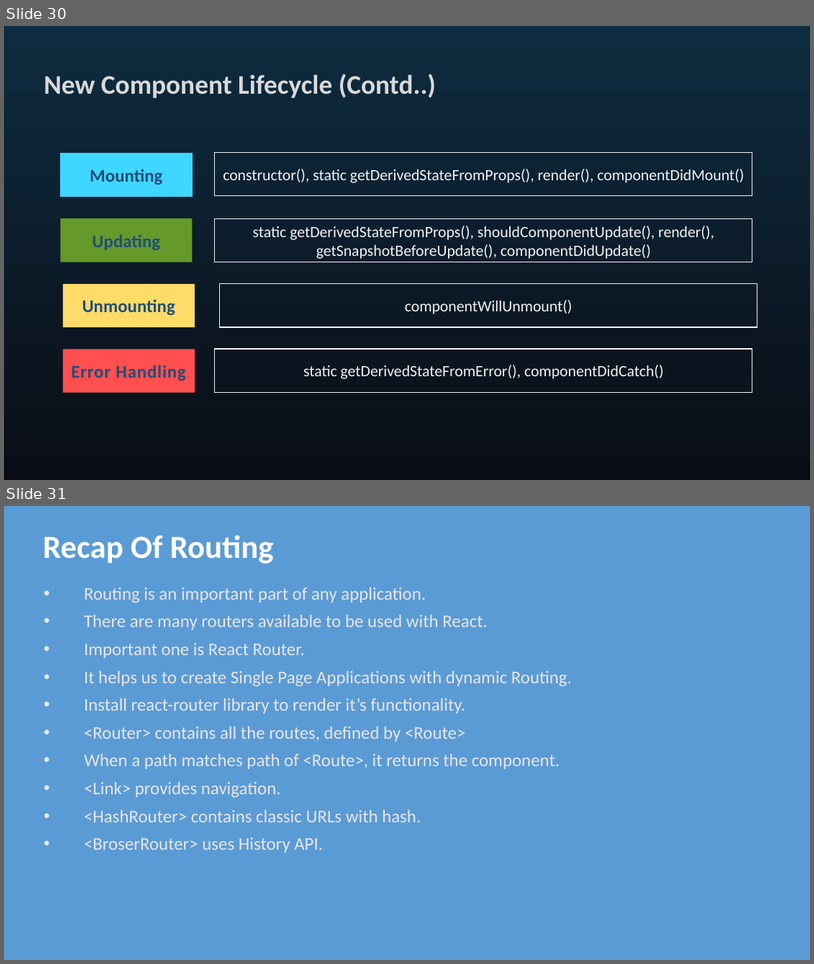
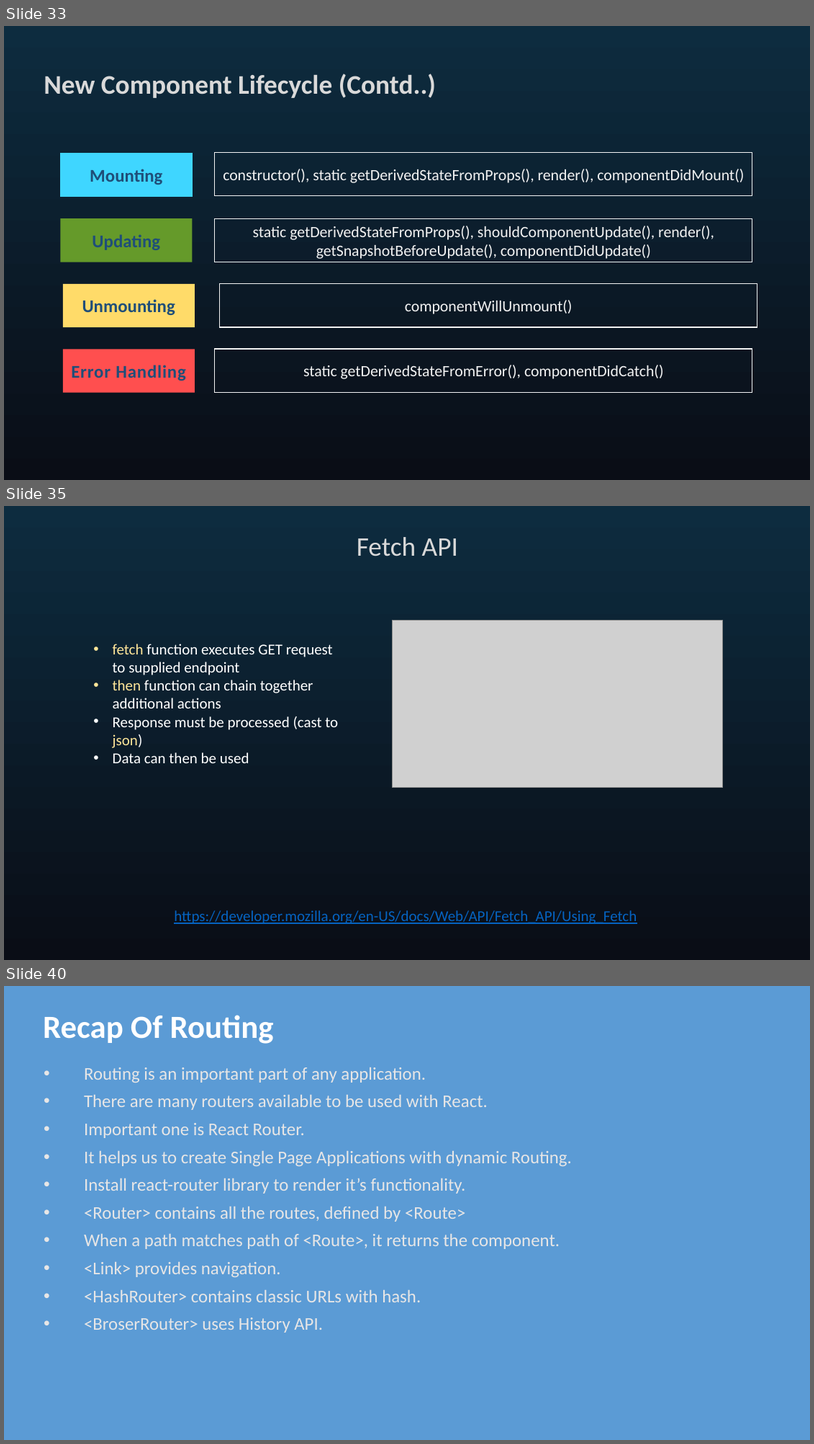
Before and after one commit to seblechernet/PowerPoint-Decks, a slide deck: 04 React Routing, Component Lifecycle Methods.pptx. Shown one above the other, each under a label of ours: slides 30 and 31 before the commit, slides 33, 35 and 40 after it; the slides between them are not shown. The pictures are 814x964 and 814x1444 pixels, drawn with LibreOffice and Linux fonts; fonts in the diff are those of the drawing; grey boxes stand for pictures. Boxes give left, top, right and bottom in pixels: in the first picture for what was removed or moved away, otherwise in the second. Text is boxed around its words. In the diff, an @@ line names an element or a change of style, - is before the commit and + after.

```diff
--- a/04 React Routing, Component Lifecycle Methods.pptx
+++ b/04 React Routing, Component Lifecycle Methods.pptx
@@ slide 35 added at box(4, 506, 810, 960), background gradient #0D2C3F to #0A0D16 @@
@@ text added at box(357, 537, 458, 556), 32 pt, text #D9D9D9 @@
+Fetch API
@@ picture added at box(393, 620, 723, 787) @@
@@ text added at box(113, 644, 338, 763), 18 pt, text #FFFFFF @@
+• fetch function executes GET request to supplied endpoint
+• then function can chain together additional actions
+• Response must be processed (cast to json)
+• Data can then be used
@@ text added at box(174, 910, 637, 924), 18 pt, text #0563C1, underline @@
+https://developer.mozilla.org/en-US/docs/Web/API/Fetch_API/Using_Fetch
@@ what was slide 30 is now slide 33 @@
@@ what was slide 31 is now slide 40 @@
```
Also in this commit, not shown: 7 slides changed, 10 other slides added, 2 slides removed.
